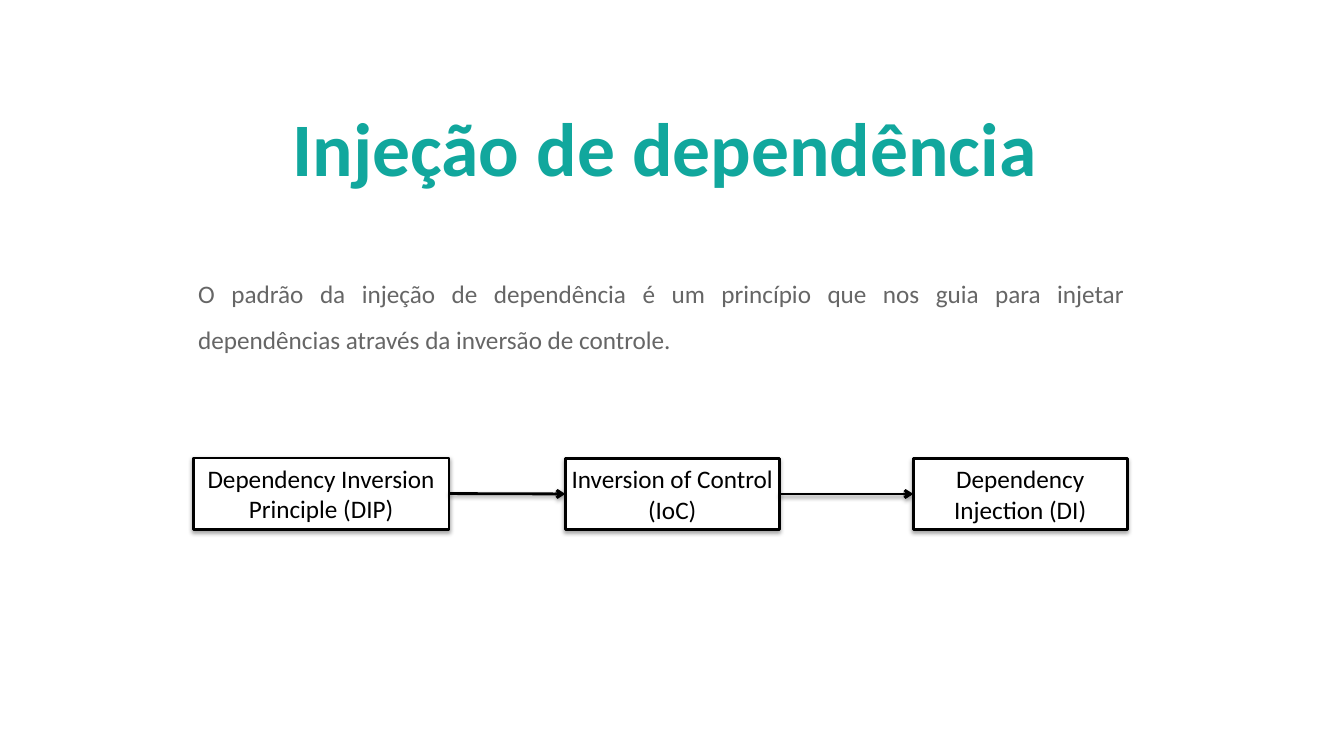
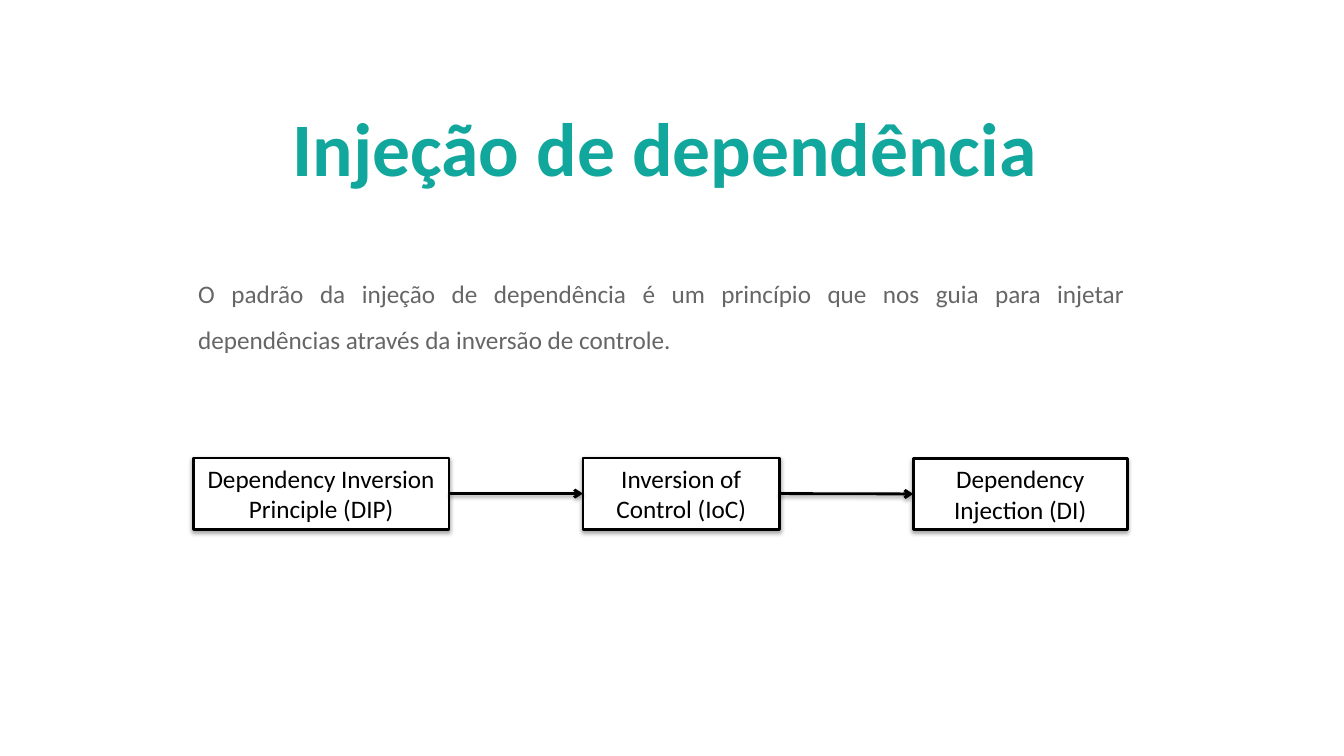
Before and after one commit to AlberttSantos/treinamento-solid, a slide deck: slide 23 of doc/InjecaoDependencia.pptx (slide 22 before the commit). Drawn at 1344x756 pixels with LibreOffice and Linux fonts; fonts in the diff are those of the drawing; background and template pictures are left out. Boxes give left, top, right and bottom in pixels: in the first picture for what was removed or moved away, otherwise in the second. Text is boxed around its words. In the diff, an @@ line names an element or a change of style, - is before the commit and + after.

```diff
--- a/doc/InjecaoDependencia.pptx
+++ b/doc/InjecaoDependencia.pptx
@@ rectangle "Inversion of Control (IoC)": place and size @@
-rectangle "Inversion of Control (IoC)" at [566,459,779,530]
+rectangle "Inversion of Control (IoC)" at [583,458,779,529]
@@ arrow moved from (449, 494) - (566, 494) to (449, 494) - (583, 494) @@
```
Also in this commit, not shown: 5 other slides changed, 2 slides added, 3 other files.
